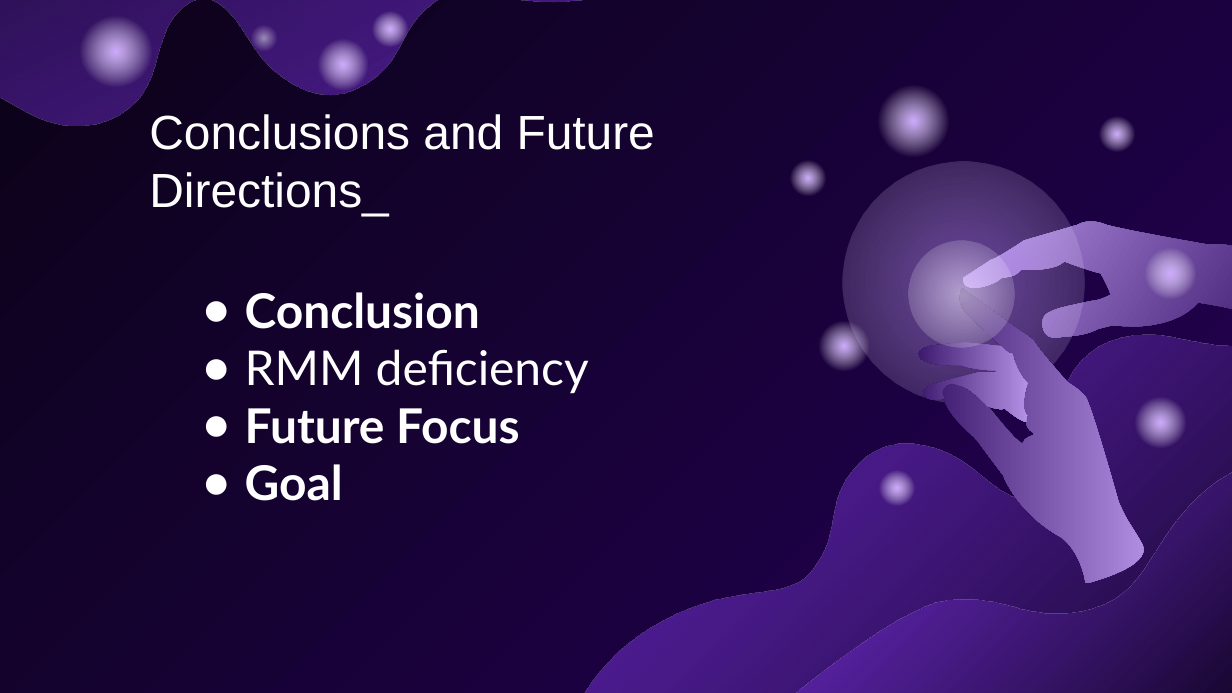
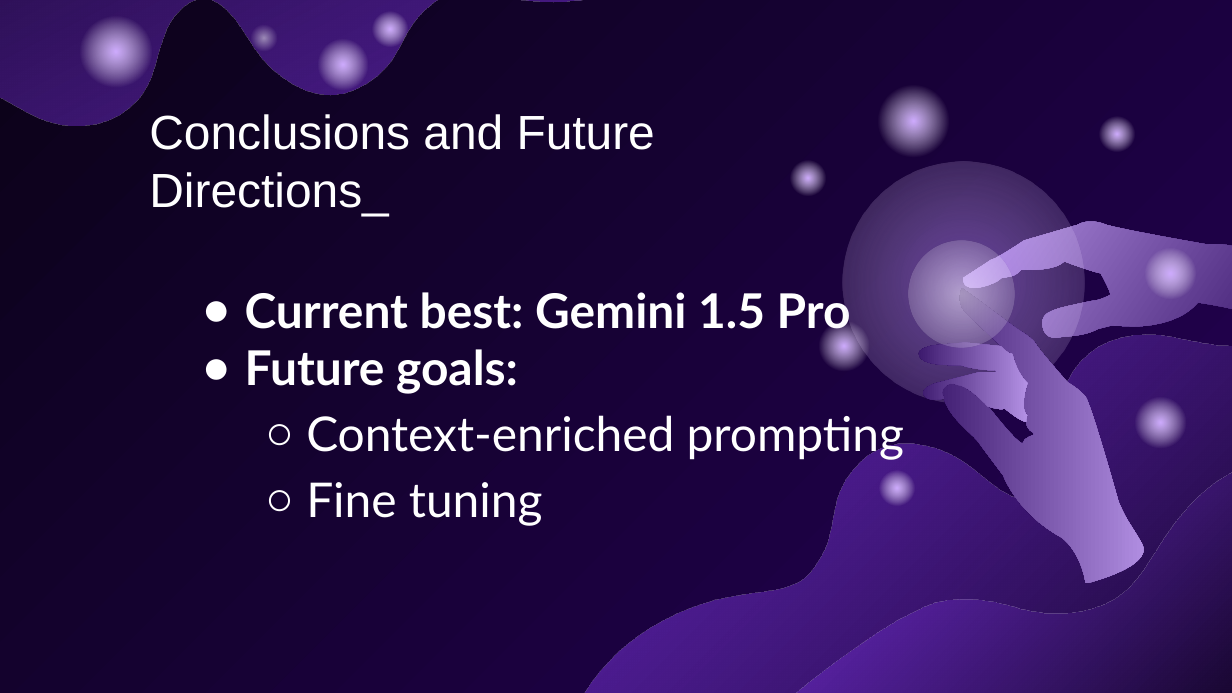
Before and after one commit to sefiSB/kutmod, a slide deck: slide 9 of designed.pptx (slide 8 before the commit). Drawn at 1232x693 pixels with LibreOffice and Linux fonts; fonts in the diff are those of the drawing. Boxes give left, top, right and bottom in pixels: in the first picture for what was removed or moved away, otherwise in the second. Text is boxed around its words. In the diff, an @@ line names an element or a change of style, - is before the commit and + after.

```diff
--- a/designed.pptx
+++ b/designed.pptx
@@ text at box(245, 286, 904, 526): text changed @@
-● Conclusion
-● RMM deficiency
-● Future Focus
-● Goal
+● Current best: Gemini 1.5 Pro
+● Future goals:
+  ○ Context-enriched prompting
+  ○ Fine tuning
```
Also in this commit, not shown: 5 other slides changed, 1 slide added, 29 slides removed, 3 other files.
